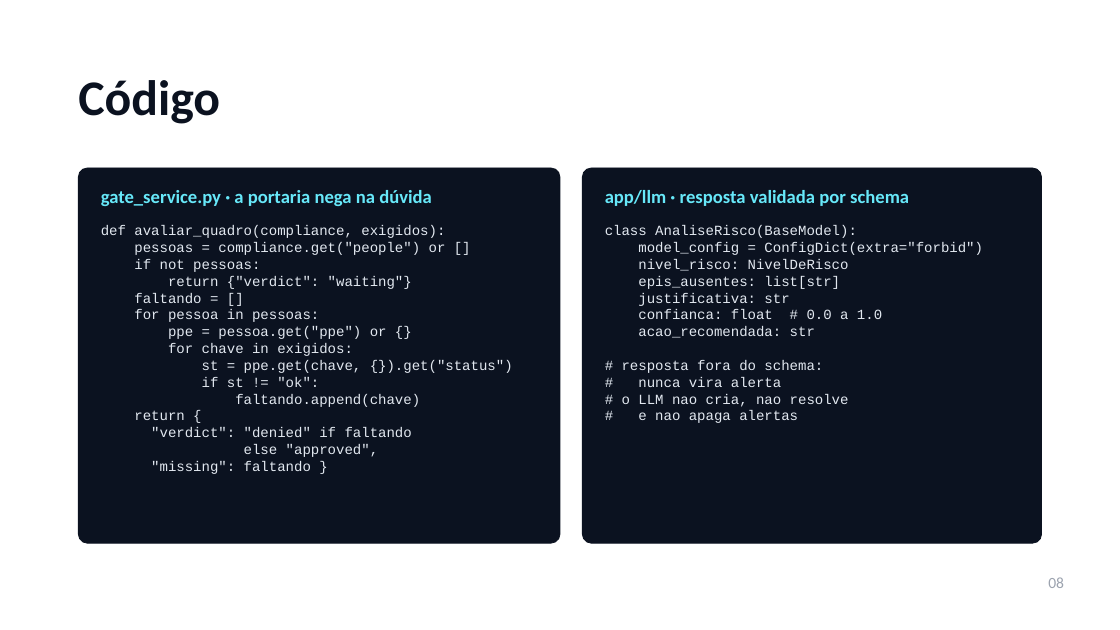
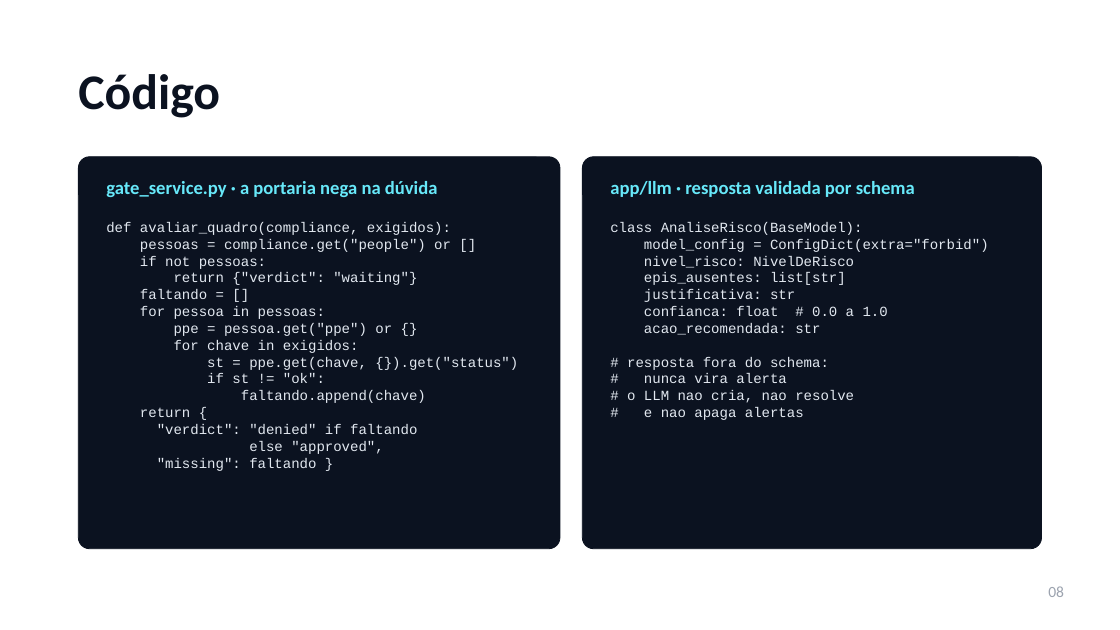
Before and after one commit to bolla-X/Challenge_5550, a slide deck: slide 8 of docs/pitch/VisionEPI-pitch-v2.pptx. Drawn at 1120x630 pixels with LibreOffice and Linux fonts; fonts in the diff are those of the drawing. Boxes give left, top, right and bottom in pixels: in the first picture for what was removed or moved away, otherwise in the second. Text is boxed around its words. In the diff, an @@ line names an element or a change of style, - is before the commit and + after.

```diff
--- a/docs/pitch/VisionEPI-pitch-v2.pptx
+++ b/docs/pitch/VisionEPI-pitch-v2.pptx
@@ text "Código" moved from (x1=78, y1=80, x2=220, y2=124) to (x1=78, y1=74, x2=220, y2=118) @@
@@ rounded rectangle resized from (x1=78, y1=168, x2=560, y2=543) to (x1=78, y1=157, x2=560, y2=549) @@
@@ rounded rectangle at (x1=78, y1=157, x2=560, y2=549): proportions changed @@
@@ text "gate_service.py · a portaria nega ..." moved from (x1=101, y1=190, x2=432, y2=206) to (x1=106, y1=181, x2=438, y2=197) @@
@@ rounded rectangle at (x1=582, y1=157, x2=1042, y2=549): proportions changed @@
@@ rounded rectangle resized from (x1=582, y1=168, x2=1042, y2=543) to (x1=582, y1=157, x2=1042, y2=549) @@
@@ text "app/llm · resposta validada por ..." moved from (x1=605, y1=190, x2=909, y2=206) to (x1=610, y1=181, x2=915, y2=197) @@
@@ text "def avaliar_quadro(compliance, exigidos):" moved from (x1=101, y1=225, x2=513, y2=474) to (x1=106, y1=222, x2=518, y2=471) @@
@@ text "class AnaliseRisco(BaseModel):" moved from (x1=605, y1=225, x2=983, y2=423) to (x1=610, y1=222, x2=989, y2=420) @@
@@ text "08" moved from (x1=1048, y1=577, x2=1064, y2=588) to (x1=1048, y1=586, x2=1064, y2=597) @@
```
Also in this commit, not shown: 8 other slides changed, 1 other file.
